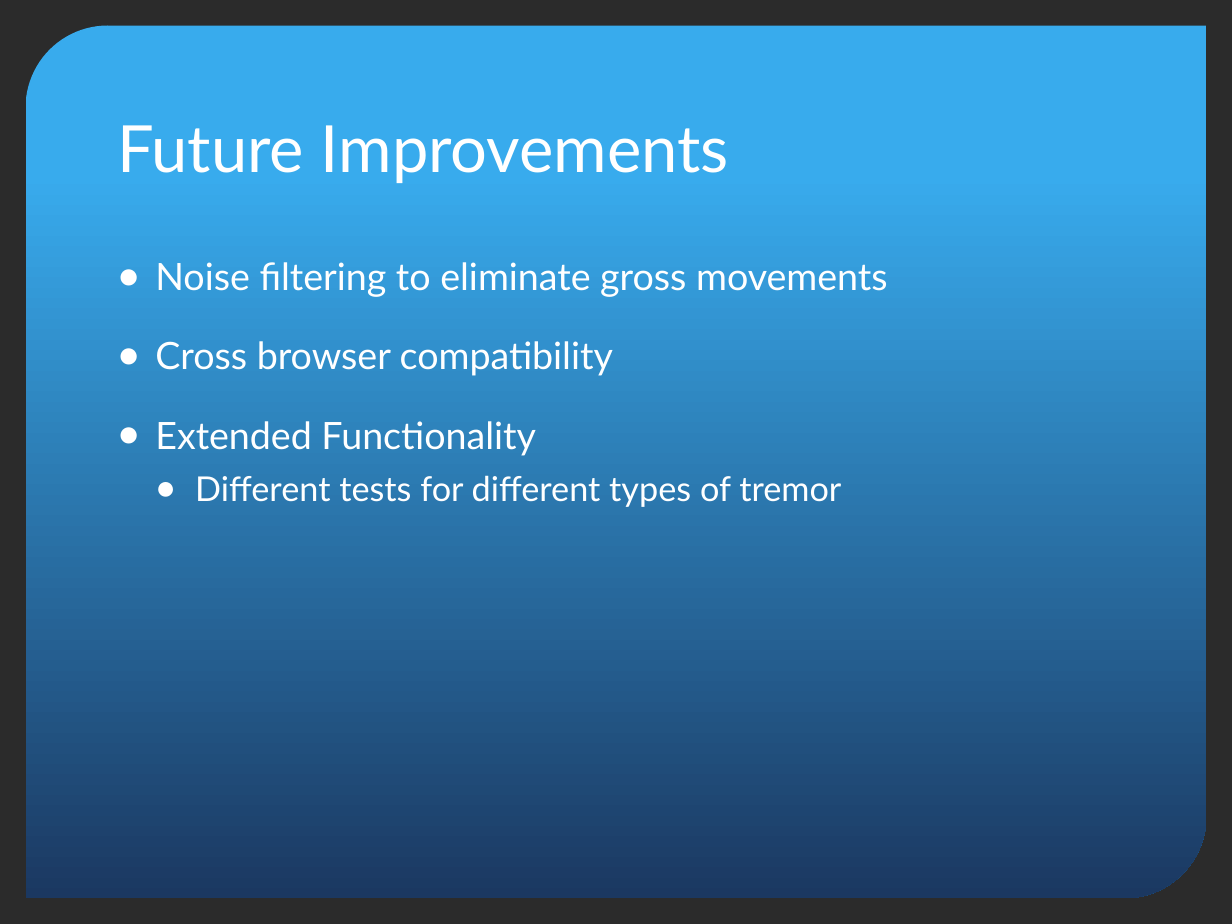
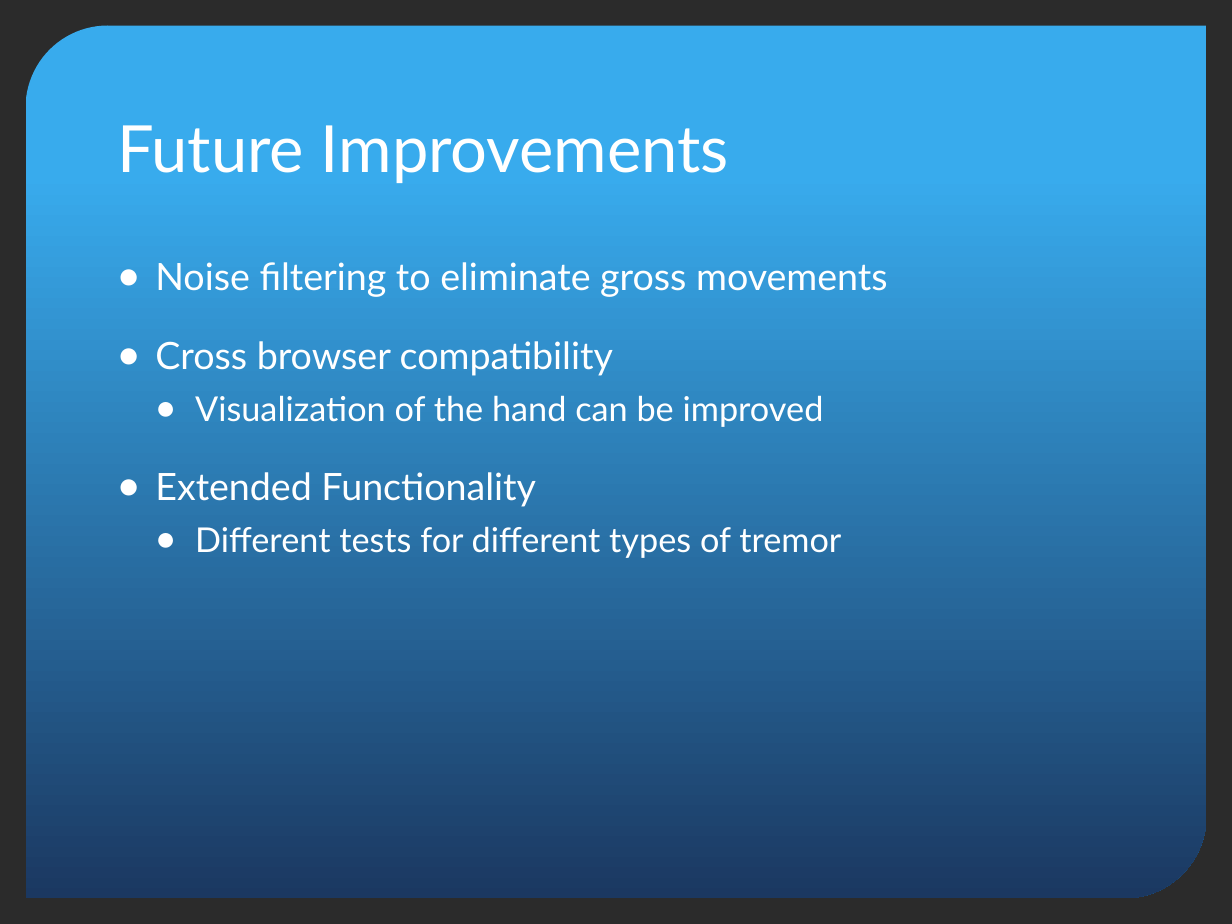
Before and after one commit to ngokylan/Leap-Motion, a slide deck: slide 9 of Presentaton slide/Final Presentation.pptx. Drawn at 1232x924 pixels with LibreOffice and Linux fonts; fonts in the diff are those of the drawing; background and template pictures are left out; a plain dark background stands for a picture behind light text. Boxes give left, top, right and bottom in pixels: in the first picture for what was removed or moved away, otherwise in the second. Text is boxed around its words. In the diff, an @@ line names an element or a change of style, - is before the commit and + after.

Commit message:
Technical Manual Completed
Presentation updated
Code removed from: index.html, tremors.js

```diff
--- a/Presentaton slide/Final Presentation.pptx
+++ b/Presentaton slide/Final Presentation.pptx
@@ text at bbox=[195, 395, 824, 427]: paragraph added @@
+  ● Visualization of the hand can be improved
```
Also in this commit, not shown: 3 other files.
